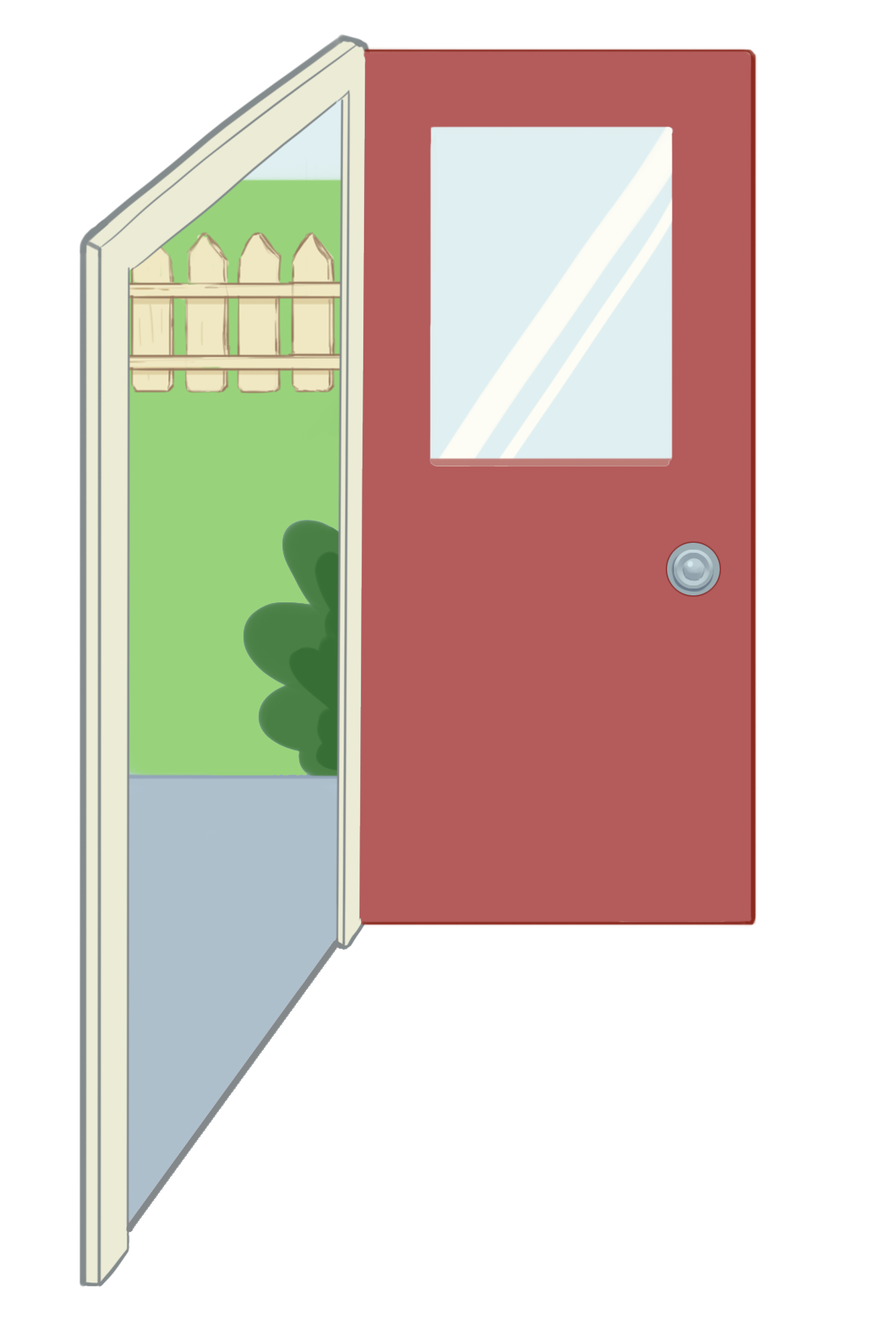
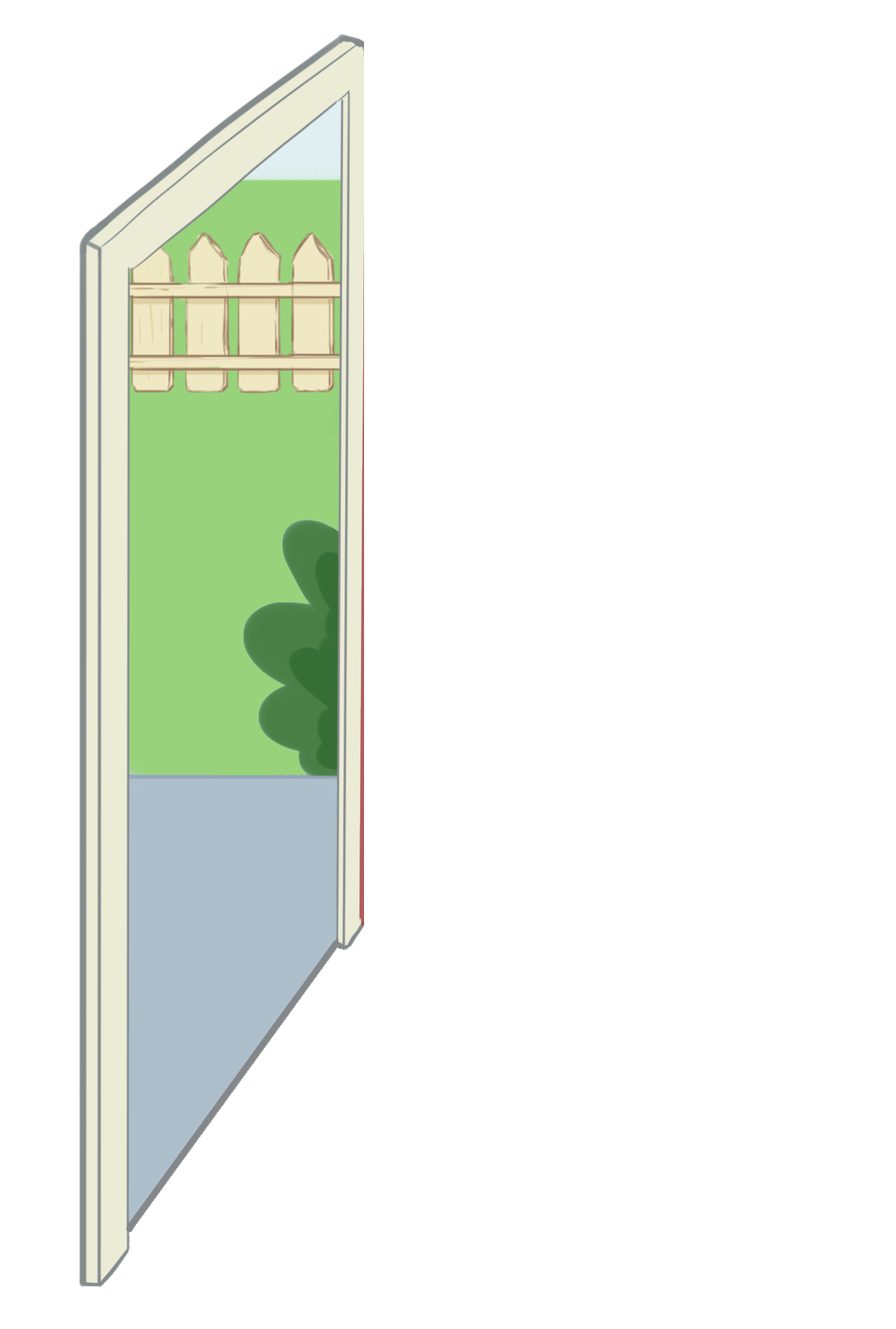
Revision of a layered 896 x 1329 image; what changed, layer by layer:
renamed "Layer 19" to "Layer 1", showed it, painted on it over [79, 33, 365, 1288]
removed group "Group 5" (9 layers) over [79, 33, 759, 1288]
removed layer "Layer 21" from group "Group 5" over [361, 45, 759, 930]
removed layer "Layer 23 copy 3" from group "Group 5" over [665, 541, 722, 598]
removed layer "Layer 22" from group "Group 5" over [364, 49, 756, 924]
removed layer "Layer 15" from group "Group 5" over [79, 33, 373, 1288]
removed layer "Layer 16" from group "Group 5" over [80, 35, 372, 1287]
removed layer "Group 1" from group "Group 5" over [79, 230, 494, 397]
removed layer "Layer 20" from group "Group 5" over [79, 33, 536, 1265]
removed layer "Layer 19 copy" from group "Group 5" over [122, 87, 349, 1238]
